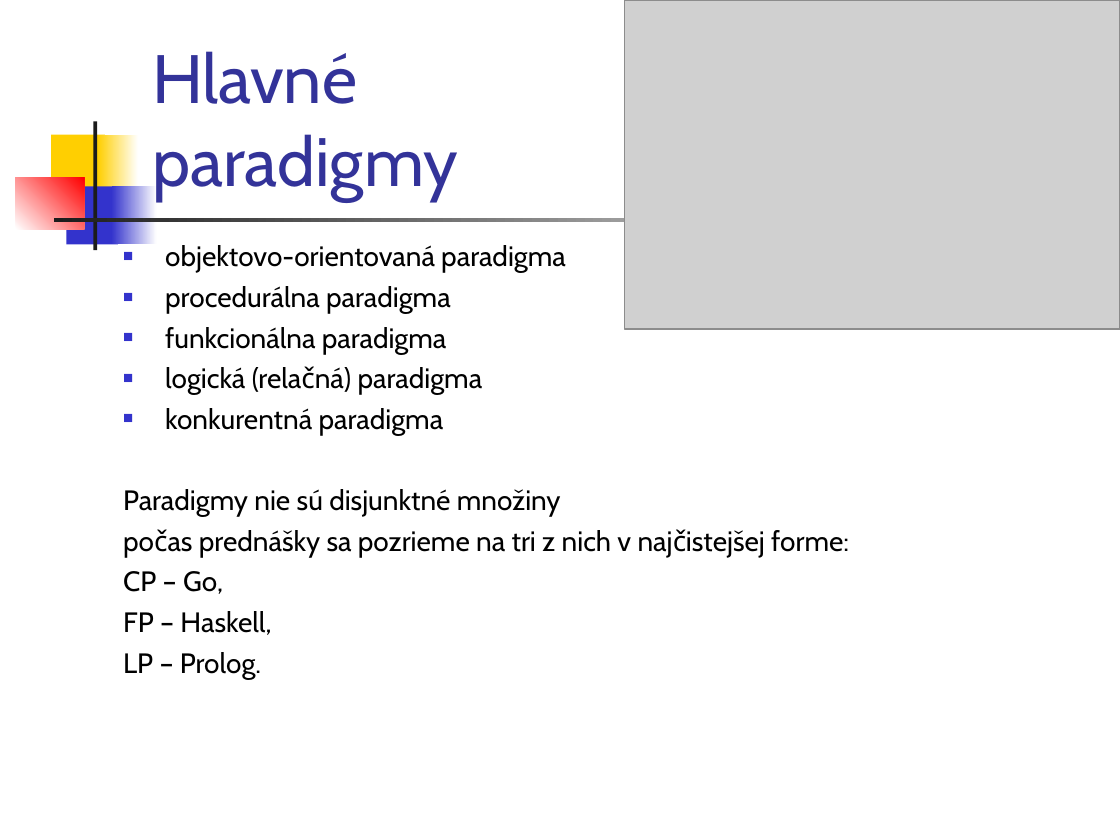
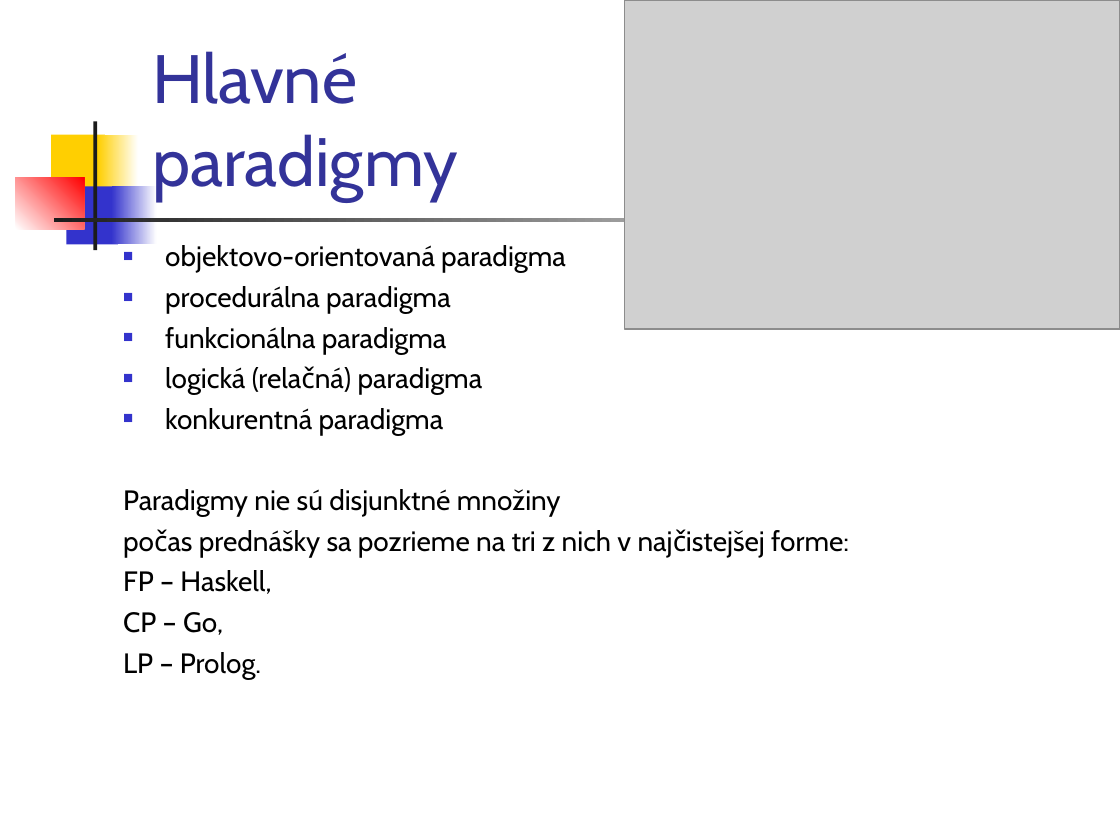
Before and after one commit to paradigmy/Prednasky, a slide deck: slide 16 of 01/uvod.ppt. Drawn at 1120x840 pixels with LibreOffice and Linux fonts; fonts in the diff are those of the drawing; grey boxes stand for pictures. Boxes give left, top, right and bottom in pixels: in the first picture for what was removed or moved away, otherwise in the second. Text is boxed around its words. In the diff, an @@ line names an element or a change of style, - is before the commit and + after.

```diff
--- a/01/uvod.ppt
+++ b/01/uvod.ppt
@@ text at [123, 570, 271, 594]: paragraph added @@
+FP – Haskell,
@@ text at [123, 611, 271, 635]: paragraph removed @@
-FP – Haskell,
```
Also in this commit, not shown: 14 other slides changed, 1 other file.
